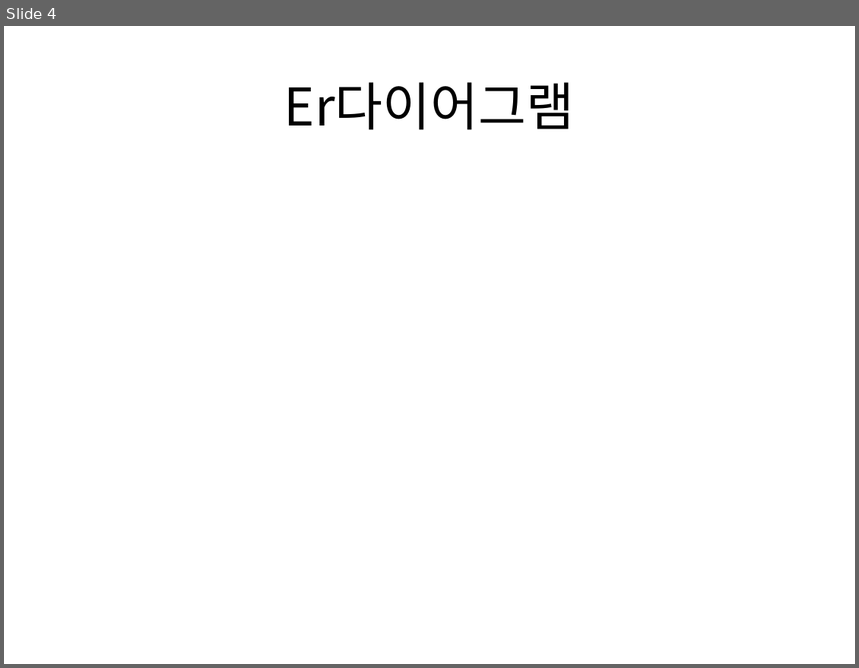
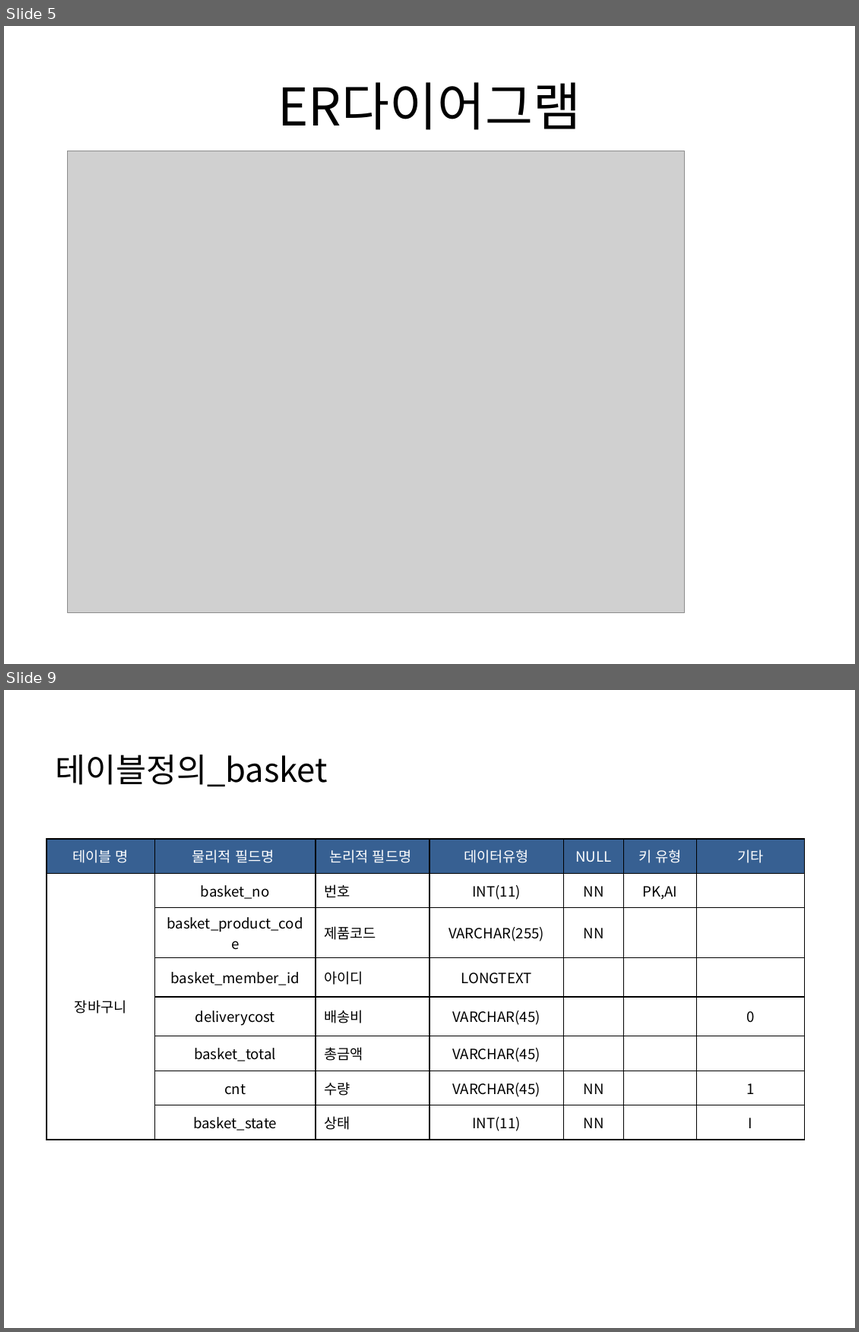
Before and after one commit to yeonjihyo/Leather, a slide deck: leather_last/JH Leather PPT.pptx. Shown one above the other, each under a label of ours: slide 4 before the commit, slides 5 and 9 after it; the slides between them are not shown. The pictures are 859x668 and 859x1332 pixels, drawn with LibreOffice and Linux fonts; fonts in the diff are those of the drawing; grey boxes stand for pictures. Boxes give left, top, right and bottom in pixels: in the first picture for what was removed or moved away, otherwise in the second. Text is boxed around its words. In the diff, an @@ line names an element or a change of style, - is before the commit and + after.

```diff
--- a/leather_last/JH Leather PPT.pptx
+++ b/leather_last/JH Leather PPT.pptx
@@ slide 9 added at <box>4,690,855,1328</box>, background #FFFFFF @@
@@ title added at <box>55,755,328,787</box>, 28 pt, text #000000 @@
+테이블정의_basket
@@ table added at <box>47,839,804,1135</box>, 8 rows, 7 columns @@
+테이블 명 | 물리적 필드명 | 논리적 필드명 | 데이터유형 | NULL | 키 유형 | 기타
+장바구니 | basket_no | 번호 | INT(11) | NN | PK,AI | 
+ | basket_product_code | 제품코드 | VARCHAR(255) | NN |  | 
+ | basket_member_id | 아이디 | LONGTEXT |  |  | 
+ | deliverycost | 배송비 | VARCHAR(45) |  |  | 0
+ | basket_total | 총금액 | VARCHAR(45) |  |  | 
+ | cnt | 수량 | VARCHAR(45) | NN |  | 1
+ | basket_state | 상태 | INT(11) | NN |  | I
@@ what was slide 4 is now slide 5 @@
@@ slide 5 changed as well @@
@@ title at <box>278,82,581,130</box>: text changed @@
-Er다이어그램
+ER다이어그램
@@ picture added at <box>68,151,684,613</box> @@
```
Also in this commit, not shown: 6 other slides changed, 5 other slides added, 31 other files.
